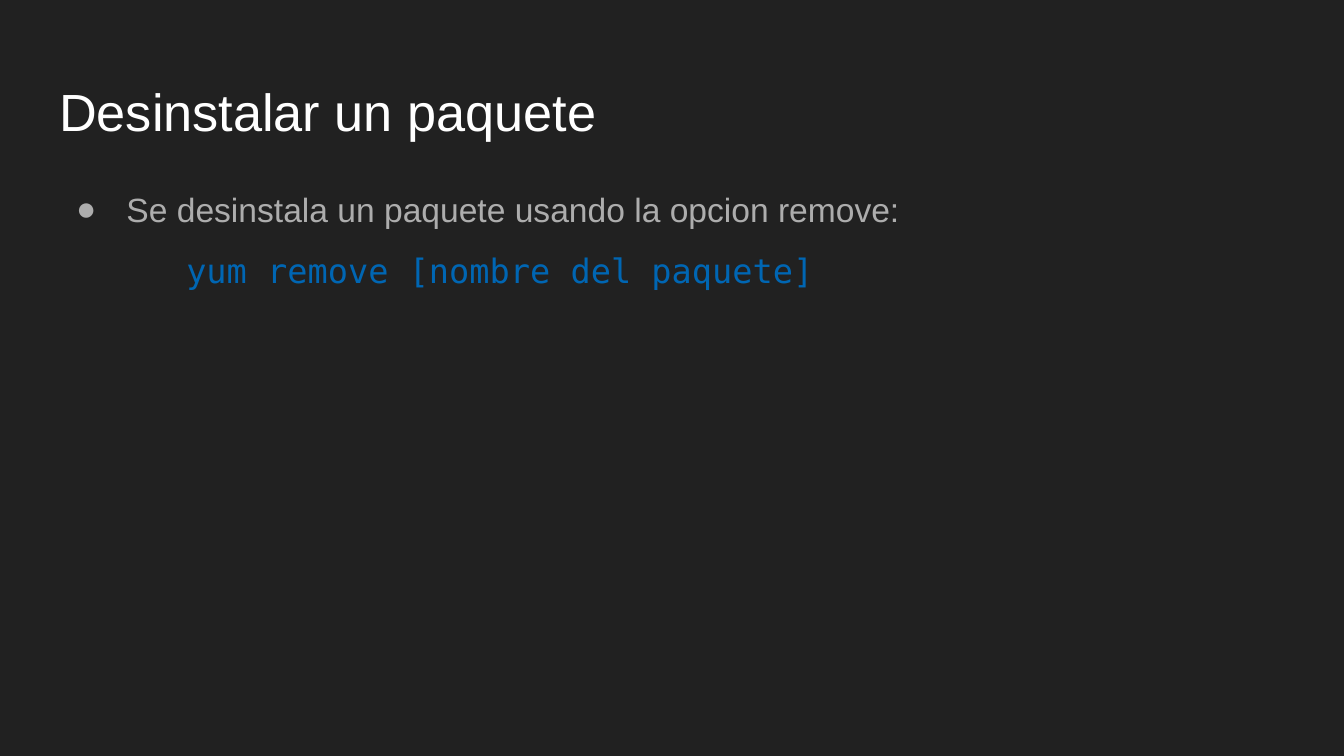
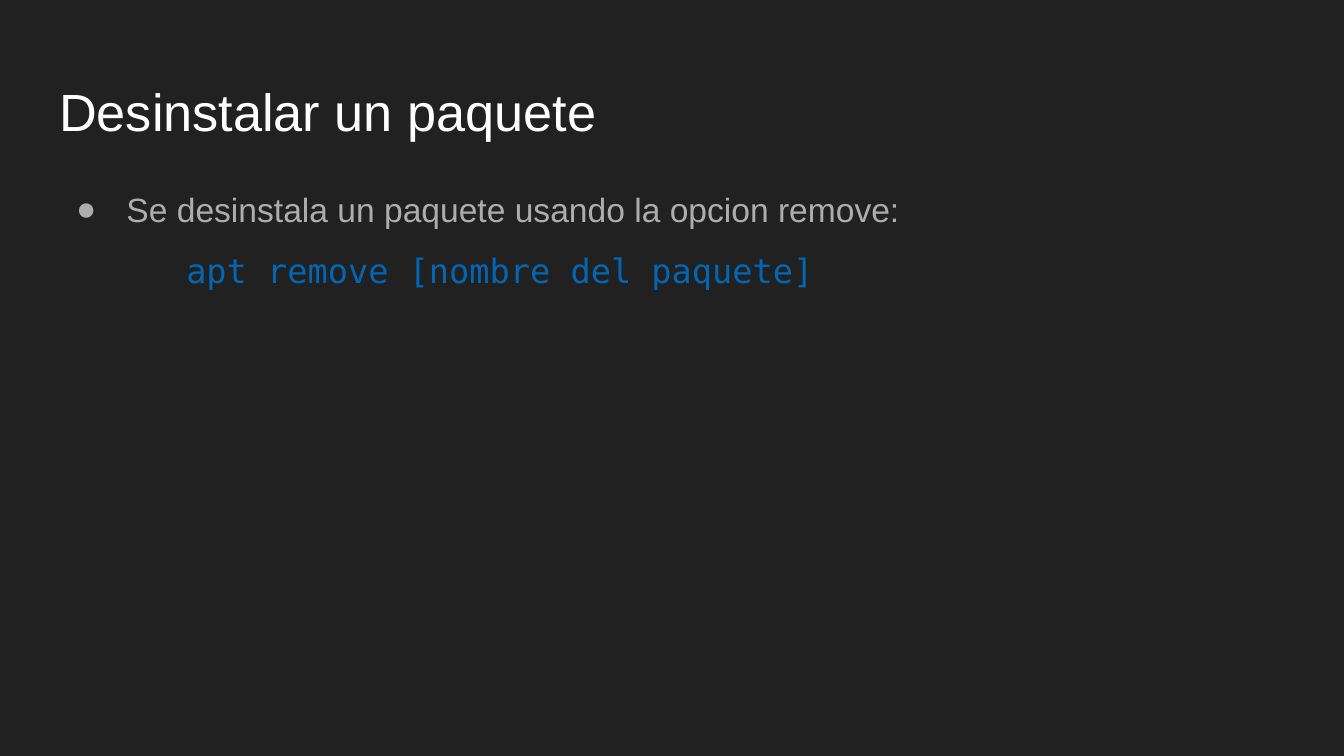
Before and after one commit to tabris2015/LNX101_102, a slide deck: slide 21 of slides/Sesion6.odp (slide 22 before the commit). Drawn at 1344x756 pixels with LibreOffice and Linux fonts; fonts in the diff are those of the drawing. Boxes give left, top, right and bottom in pixels: in the first picture for what was removed or moved away, otherwise in the second. Text is boxed around its words. In the diff, an @@ line names an element or a change of style, - is before the commit and + after.

```diff
--- a/slides/Sesion6.odp
+++ b/slides/Sesion6.odp
@@ text at [186, 257, 813, 290]: text changed @@
-  yum remove [nombre del paquete]
+  apt remove [nombre del paquete]
```
Also in this commit, not shown: 3 other slides changed, 7 slides removed, 4 other files.
